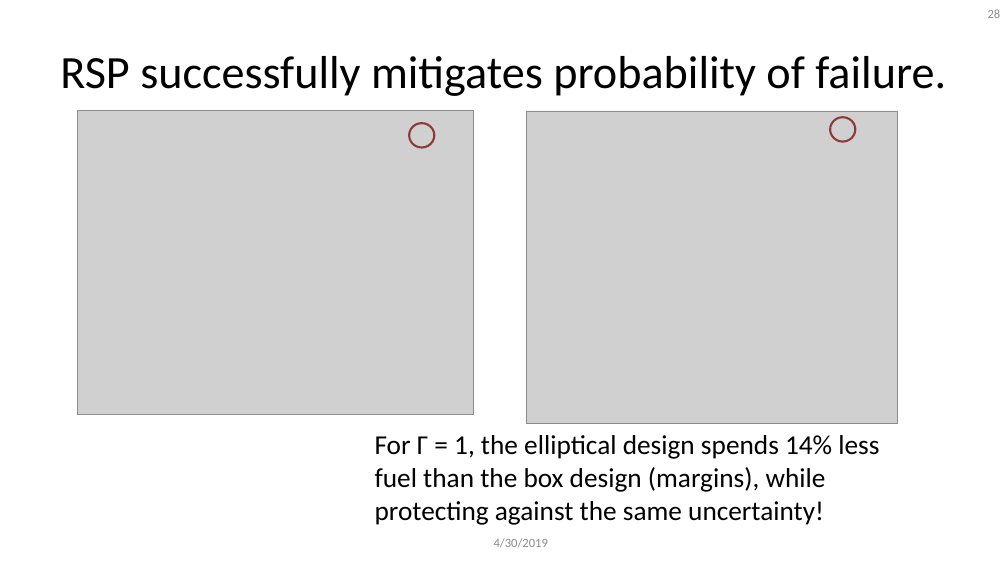
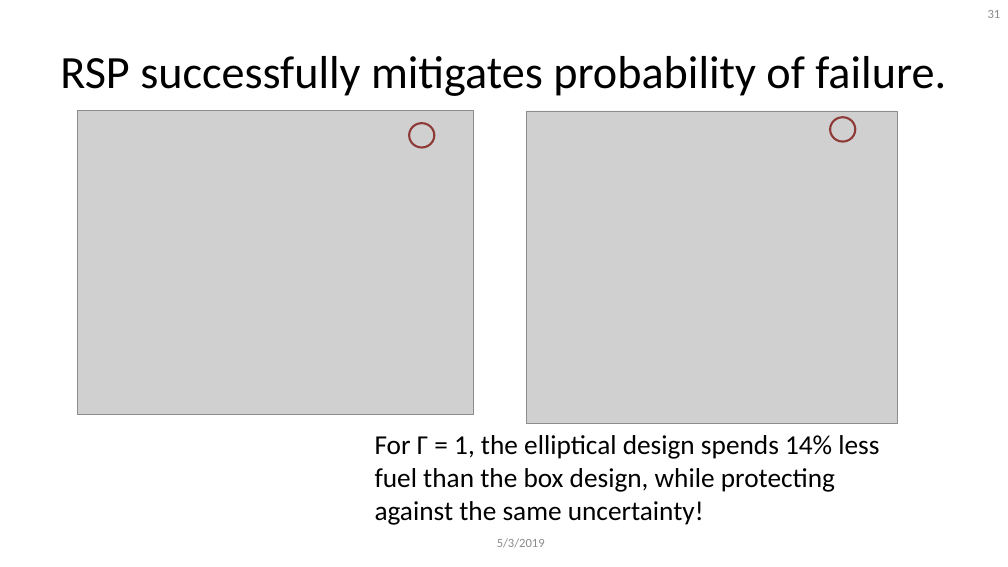
Before and after one commit to 1ozturkbe/robustSPpaper, a slide deck: slide 31 of presentations/acdlSeminar_20190503.pptx (slide 28 before the commit). Drawn at 1008x567 pixels with LibreOffice and Linux fonts; fonts in the diff are those of the drawing; grey boxes stand for pictures; background and template pictures are left out. Boxes give left, top, right and bottom in pixels: in the first picture for what was removed or moved away, otherwise in the second. Text is boxed around its words. In the diff, an @@ line names an element or a change of style, - is before the commit and + after.

```diff
--- a/presentations/acdlSeminar_20190503.pptx
+++ b/presentations/acdlSeminar_20190503.pptx
@@ page number at (x1=988, y1=10, x2=1001, y2=18): text changed @@
-28
+31
@@ text at (x1=375, y1=435, x2=879, y2=525): text changed @@
-For Γ = 1, the elliptical design spends 14% less fuel than the box design (margins), while protecting against the same uncertainty!
+For Γ = 1, the elliptical design spends 14% less fuel than the box design, while protecting against the same uncertainty!
@@ text at (x1=497, y1=538, x2=545, y2=548): text changed @@
-4/30/2019
+5/3/2019
```
Also in this commit, not shown: 32 other slides changed, 3 slides added, 1 slide removed.
